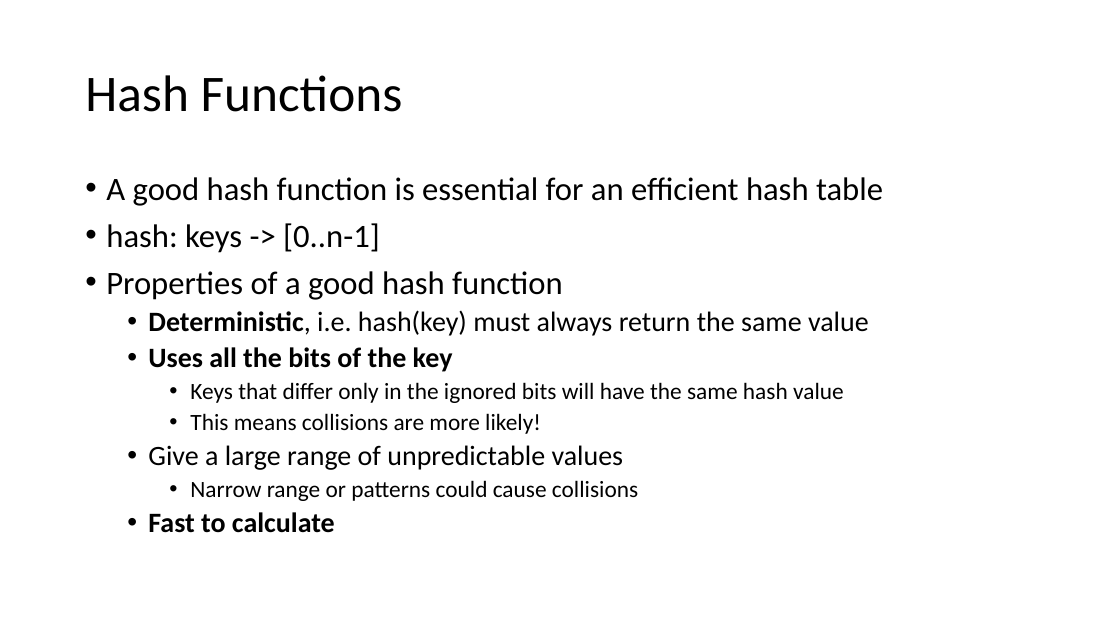
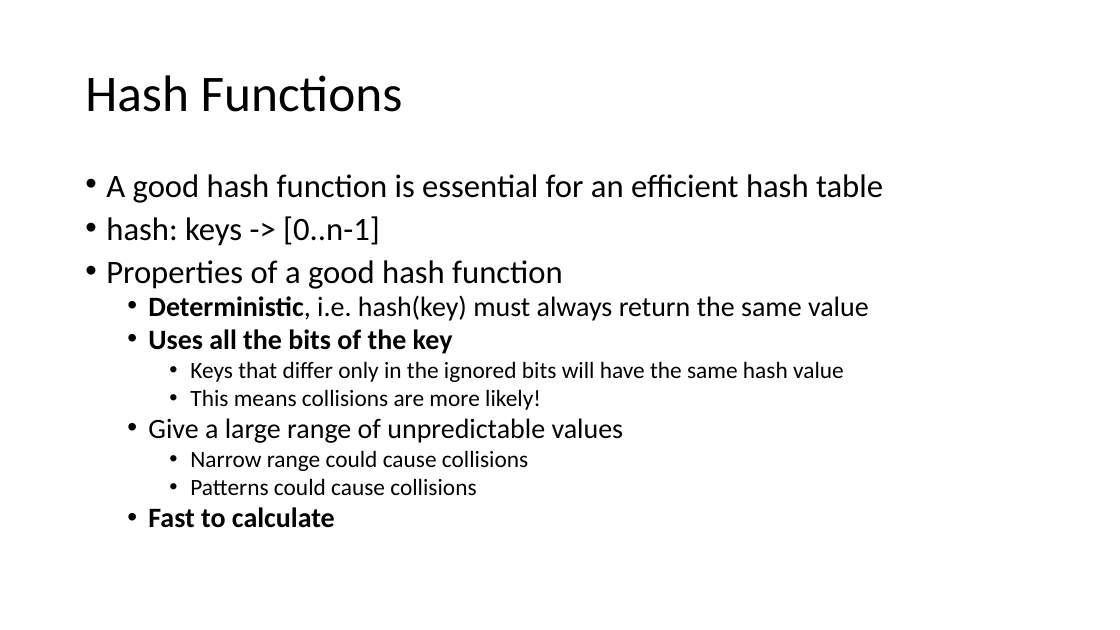
Before and after one commit to tjd1234/cmpt225summer2023, a slide deck: slide 31 of lecture_notes/week8/week8_maps_and_hashing.pptx (slide 30 before the commit). Drawn at 1120x630 pixels with LibreOffice and Linux fonts; fonts in the diff are those of the drawing. Boxes give left, top, right and bottom in pixels: in the first picture for what was removed or moved away, otherwise in the second. Text is boxed around its words. In the diff, an @@ line names an element or a change of style, - is before the commit and + after.

```diff
--- a/lecture_notes/week8/week8_maps_and_hashing.pptx
+++ b/lecture_notes/week8/week8_maps_and_hashing.pptx
@@ text at (106,174,883,528): line spacing 0.9 to 0.8 @@
@@ text at (190,450,528,495): text changed @@
-    • Narrow range or patterns could cause collisions
+    • Narrow range could cause collisions
+    • Patterns could cause collisions
```
Also in this commit, not shown: 22 other slides changed, 1 slide added, 2 other files.
